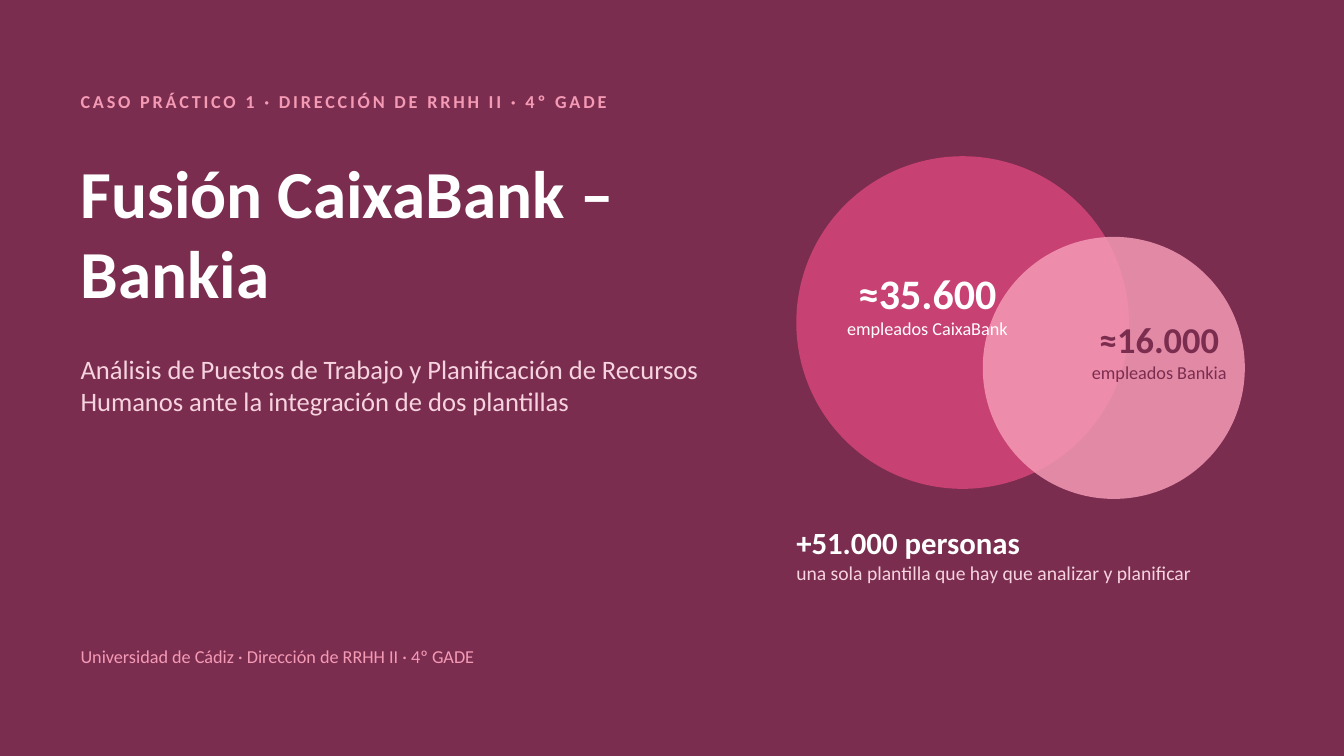
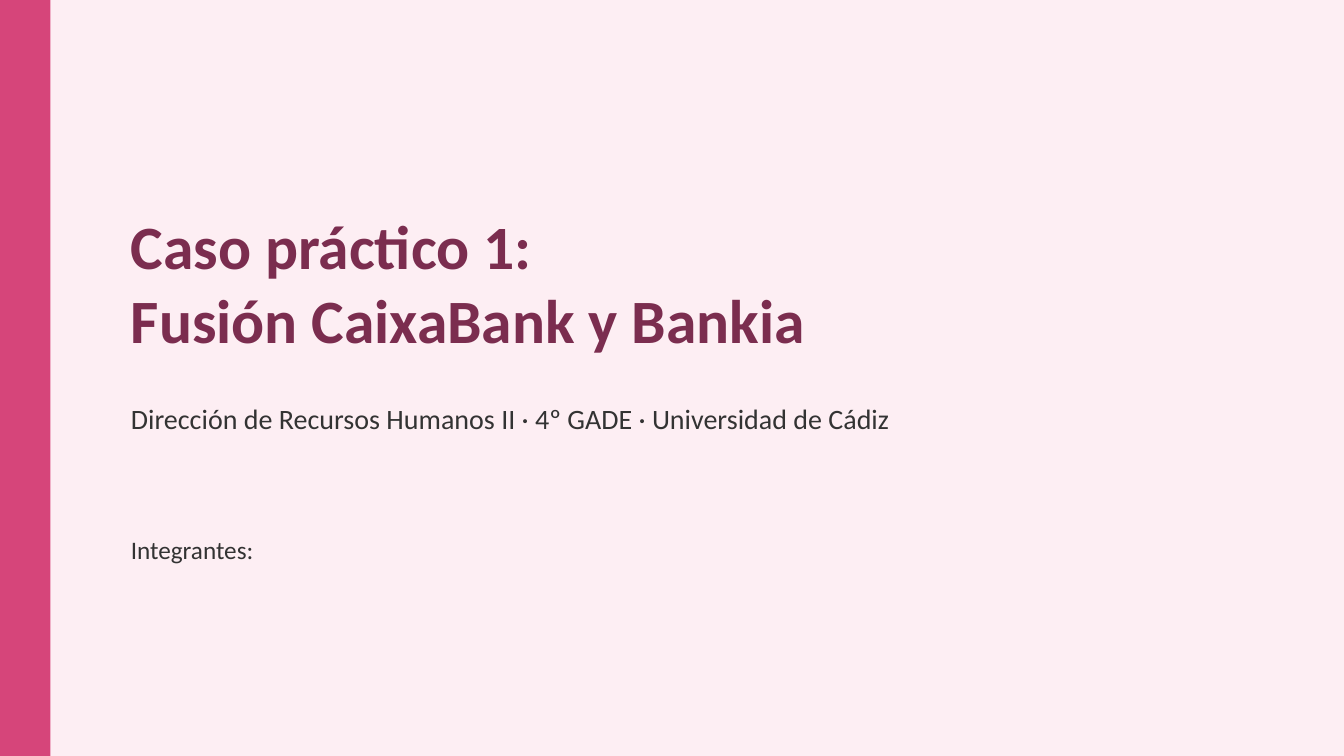
Before and after one commit to germancoortes/Ascensor, a slide deck: slide 1 of caso_caixabank_bankia/Presentacion_Fusion_CaixaBank_Bankia.pptx. Drawn at 1344x756 pixels with LibreOffice and Linux fonts; fonts in the diff are those of the drawing. Boxes give left, top, right and bottom in pixels: in the first picture for what was removed or moved away, otherwise in the second. Text is boxed around its words. In the diff, an @@ line names an element or a change of style, - is before the commit and + after.

```diff
--- a/caso_caixabank_bankia/Presentacion_Fusion_CaixaBank_Bankia.pptx
+++ b/caso_caixabank_bankia/Presentacion_Fusion_CaixaBank_Bankia.pptx
@@ background #7B2D4F to #FDEEF3 @@
@@ rectangle added at (x1=0, y1=0, x2=50, y2=756), fill #D6457A @@
@@ text removed at (x1=81, y1=94, x2=606, y2=108) @@
-CASO PRÁCTICO 1 · DIRECCIÓN DE RRHH II · 4º GADE
@@ ellipse removed at (x1=797, y1=156, x2=1129, y2=489) @@
@@ text at (x1=131, y1=225, x2=805, y2=353): text changed; size 48 to 44 pt; text colour #FFFFFF to #7B2D4F @@
-Fusión CaixaBank – Bankia
+Caso práctico 1:
+Fusión CaixaBank y Bankia
@@ ellipse removed at (x1=983, y1=237, x2=1245, y2=499) @@
@@ text removed at (x1=847, y1=280, x2=1007, y2=340) @@
-≈35.600
-empleados CaixaBank
@@ text removed at (x1=1092, y1=328, x2=1226, y2=382) @@
-≈16.000
-empleados Bankia
@@ text at (x1=131, y1=409, x2=889, y2=429): text changed; size 19 to 20 pt; text colour #F6D3DF to #333333 @@
-Análisis de Puestos de Trabajo y Planificación de Recursos Humanos ante la integración de dos plantillas
+Dirección de Recursos Humanos II · 4º GADE · Universidad de Cádiz
@@ vertical alignment top to middle in 3 elements at (x1=131, y1=225, x2=805, y2=353), (x1=131, y1=409, x2=889, y2=429), (x1=131, y1=543, x2=253, y2=564) @@
@@ text removed at (x1=796, y1=534, x2=1191, y2=583) @@
-+51.000 personas
-una sola plantilla que hay que analizar y planificar
@@ text at (x1=131, y1=543, x2=253, y2=564): text changed; size 13 to 18 pt; text colour #F59AB5 to #333333 @@
-Universidad de Cádiz · Dirección de RRHH II · 4º GADE
+Integrantes:
```
Also in this commit, not shown: 2 other slides changed, 9 slides added, 19 slides removed, 6 other files.
